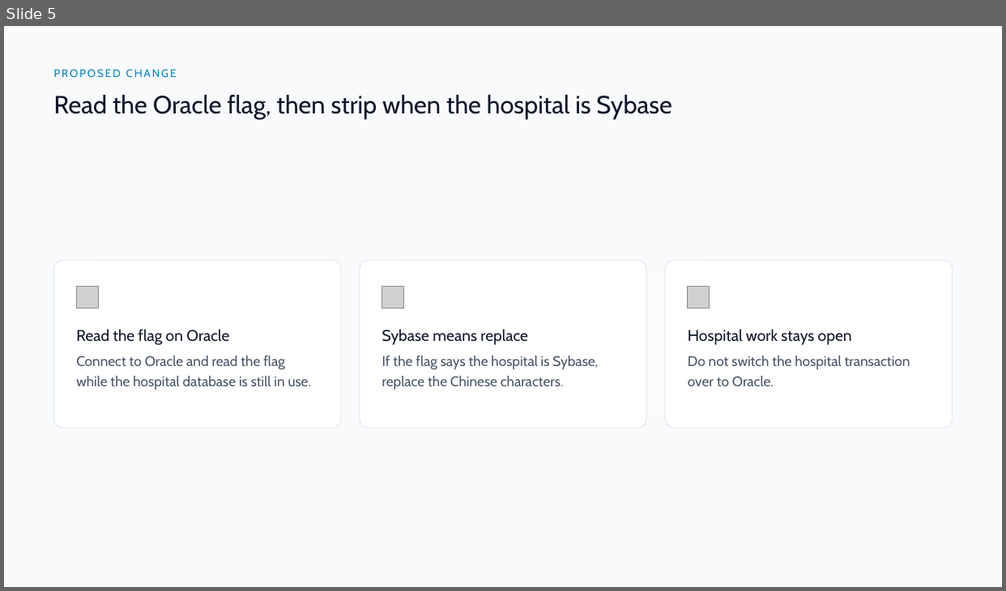
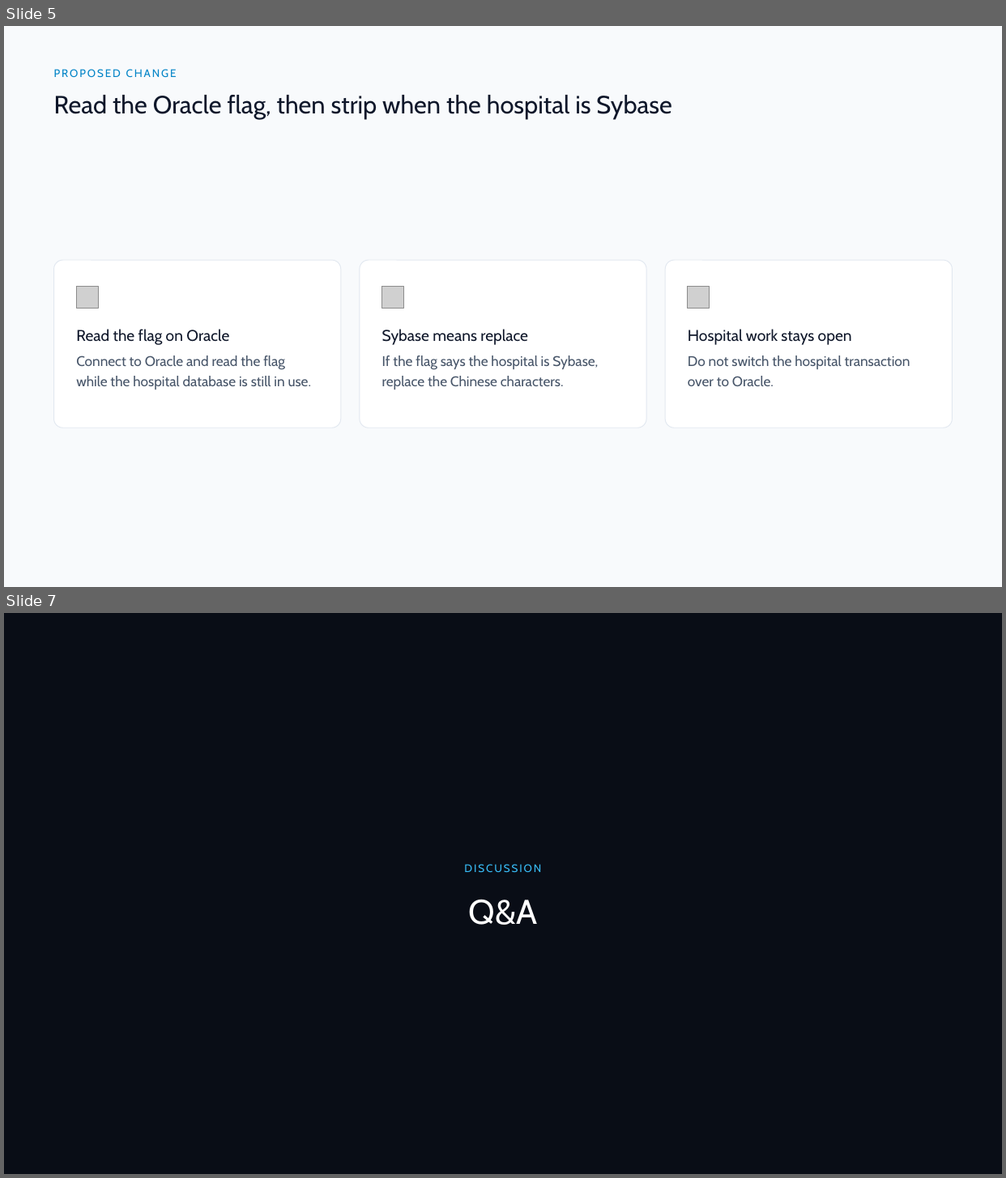
Before and after one commit to DragonChong/HA-Notes, a slide deck: SDLC/Projects/TMP-oracle-route-lookup — Oracle route lookup/assets/Oracle route lookup.pptx. Shown one above the other, each under a label of ours: slide 5 before the commit, slides 5 and 7 after it; the slides between them are not shown. The pictures are 1006x591 and 1006x1178 pixels, drawn with LibreOffice and Linux fonts; fonts in the diff are those of the drawing; grey boxes stand for pictures. Boxes give left, top, right and bottom in pixels: in the first picture for what was removed or moved away, otherwise in the second. Text is boxed around its words. In the diff, an @@ line names an element or a change of style, - is before the commit and + after.

```diff
--- a/SDLC/Projects/TMP-oracle-route-lookup — Oracle route lookup/assets/Oracle route lookup.pptx
+++ b/SDLC/Projects/TMP-oracle-route-lookup — Oracle route lookup/assets/Oracle route lookup.pptx
@@ slide 7 added at bbox=[4, 613, 1002, 1174], background #090D16 @@
@@ text added at bbox=[464, 864, 541, 872], 10.5 pt, text #38BDF8 @@
+DISCUSSION
@@ text added at bbox=[469, 899, 537, 925], 33 pt, text #FFFFFF @@
+Q&A
```
Also in this commit, not shown: 1 slide changed, 3 slides removed, 5 other files.
